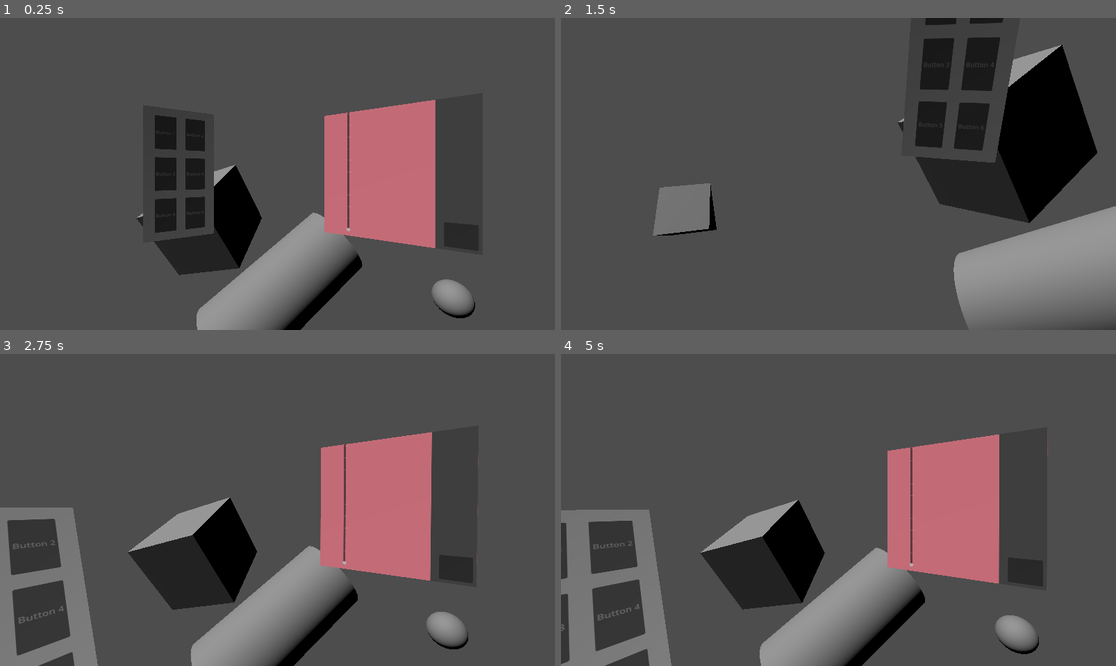
Above: before the commit, frames 1-4 (two rows, left to right).
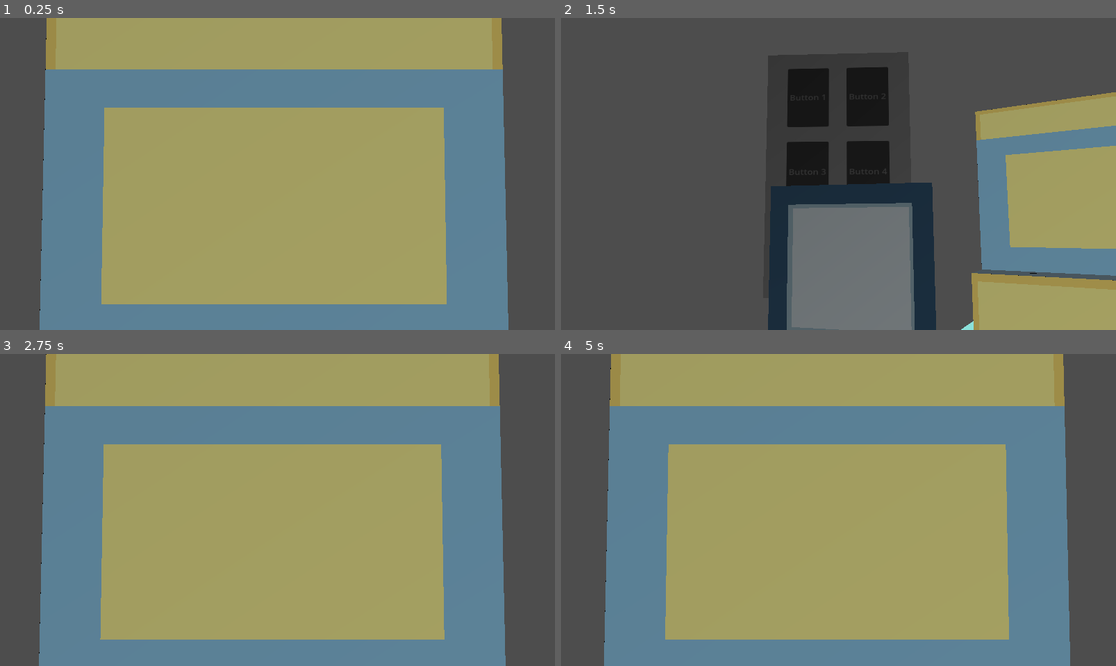
Above: after the commit, the same moments.

Repository: ATTOCORRECT/PianoVirus-ProjectFiles
Game: Godot game, scene res://Scenes/game.tscn
Two runs of this game, one before a commit and one after it. Both use one fixed random seed, a clock stepped at 60 frames per second and the inputs below.
Inputs (mouse positions are in pixels of both pictures, inside the frame that each line leads up to):
- Up to frame 1 (0.25 s): no input
- Up to frame 2 (1.5 s): tap Enter at 0.5 s; move the mouse to (960, 158) at 0.52 s; hold S (look_down) 0.53-1.28 s; click (960, 158) at 0.67 s; tap A (look_left) at 0.8, 1.35 s; move the mouse to (727, 189) at 1.27 s; click (727, 189) at 1.42 s
- Up to frame 3 (2.75 s): tap D (look_right) at 1.55 s; move the mouse to (333, 441) at 2.02 s; hold D (look_right) from 2.03 s (still down); click (333, 441) at 2.17 s; tap W (look_up) at 2.3 s
- Up to frame 4 (5 s): move the mouse to (810, 572) at 2.77 s; release D (look_right) at 2.78 s; tap W (look_up) at 2.85 s; click (810, 572) at 2.92 s; tap S (look_down) at 3.05 s; move the mouse to (1005, 556) at 3.52 s; hold S (look_down) 3.53-4.28 s; click (1005, 556) at 3.67 s; tap A (look_left) at 3.8, 4.35 s; move the mouse to (672, 463) at 4.27 s; click (672, 463) at 4.42 s; tap D (look_right) at 4.55 s

The runs differ from the first frame. In frame 1, 83% of the frame differs, in the area x 7-92%, y 0-100%; in frame 2, 46%; in frame 3, 85%; in frame 4, 86%, in the area x 0-92%, y 0-100%.

Commit message:
Added prototype models to main scene

Diff:
--- a/just_space_things_godot/Scenes/game.tscn
+++ b/just_space_things_godot/Scenes/game.tscn
@@ -1,9 +1,12 @@
-[gd_scene load_steps=12 format=3 uid="uid://bcs17a4kflpae"]
+[gd_scene load_steps=15 format=3 uid="uid://bcs17a4kflpae"]
 
 [ext_resource type="PackedScene" uid="uid://deoqenkjkbrit" path="res://Scenes/Player/player.tscn" id="1_2w8ir"]
 [ext_resource type="PackedScene" uid="uid://dupcuybhbdxii" path="res://Scenes/Panels/Panel T1/panel_1.tscn" id="2_4udp5"]
+[ext_resource type="PackedScene" uid="uid://cn66ctg0in2ox" path="res://Assets/Models/AdScreen/JST_Prototype AdScreen.gltf" id="2_6wh14"]
 [ext_resource type="PackedScene" uid="uid://bcqn1sjuldwm" path="res://Scenes/Panels/Panel T2/panel_2.tscn" id="3_obg2p"]
 [ext_resource type="PackedScene" uid="uid://cm1b0io6v1ino" path="res://interactive_button.tscn" id="4_536go"]
+[ext_resource type="PackedScene" uid="uid://bj60uguffyypa" path="res://Assets/Models/Console/JST_Prototype Console.gltf" id="5_rxhro"]
+[ext_resource type="PackedScene" uid="uid://xr4o5xiw5ky3" path="res://Assets/Models/Map/JST_Prototype Map.gltf" id="5_uac24"]
 
 [sub_resource type="CylinderMesh" id="CylinderMesh_wi0oe"]
 
@@ -98,31 +101,40 @@
 
 [node name="Player" parent="." instance=ExtResource("1_2w8ir")]
 
+[node name="Up Anchor" parent="Player/Anchors" index="0"]
+transform = Transform3D(1, 0, 0, 0, 1, 0, 0, 0, 1, 0.0103555, 0.8995, -9.3529)
+
+[node name="Left Anchor" parent="Player/Anchors" index="1"]
+transform = Transform3D(1, 0, 0, 0, 1, 0, 0, 0, 1, -2.15112, 0.532652, -3.5)
+
 [node name="Down Anchor" parent="Player/Anchors" index="2"]
-transform = Transform3D(1, 0, 0, 0, 1, 0, 0, 0, 1, 0.0465045, -1.7682, -6.72338)
+transform = Transform3D(1, 0, 0, 0, 1, 0, 0, 0, 1, 0, 0.00933254, -2.87806)
 
 [node name="Right Anchor" parent="Player/Anchors" index="3"]
-transform = Transform3D(4.99514, 0, 0, 0, 1, 0, 0, 0, -6.90267, 5.19856, -3.68591, -6.11328)
+transform = Transform3D(4.99514, 0, 0, 0, 1, 0, 0, 0, -6.90267, 1.9026, 0.348823, -3.5)
 
 [node name="MeshInstance3D3" type="MeshInstance3D" parent="."]
 transform = Transform3D(-0.495993, -0.777344, -0.386945, 0.317972, -0.577266, 0.752102, -0.808013, 0.25, 0.533493, 0.0695107, -1.55919, -2.86058)
+visible = false
 mesh = SubResource("CylinderMesh_wi0oe")
 skeleton = NodePath("../MeshInstance3D")
 
 [node name="MeshInstance3D2" type="MeshInstance3D" parent="."]
 transform = Transform3D(0.129487, -0.808013, 0.574759, 0.574759, 0.533494, 0.620513, -0.808013, 0.25, 0.533494, 5.25048, -3.7274, -6.2493)
+visible = false
 mesh = SubResource("SphereMesh_a7d6c")
 skeleton = NodePath("../MeshInstance3D")
 
 [node name="MeshInstance3D" type="MeshInstance3D" parent="."]
 transform = Transform3D(0.214124, -0.368237, 0.904739, 0.433013, 0.866025, 0.25, -0.875586, 0.338232, 0.344888, -1, -0.63539, -3)
+visible = false
 mesh = SubResource("BoxMesh_7ssmf")
 
 [node name="DirectionalLight3D" type="DirectionalLight3D" parent="."]
 transform = Transform3D(0.849634, 0.0360825, -0.526136, 0.470907, 0.397232, 0.787689, 0.23742, -0.917009, 0.32051, 0, 0, 0)
 
 [node name="Panel 1" parent="." instance=ExtResource("2_4udp5")]
-transform = Transform3D(0.880758, 0, 0.473566, 0, 1, 0, -0.473566, 0, 0.880758, -0.755469, 0, -1.62817)
+transform = Transform3D(2.32021, 0, 0.88971, 0, 2.23296, 0, -1.24753, 0, 1.65472, -2.02818, 0.521621, -3.28771)
 
 [node name="AnimationPlayer" type="AnimationPlayer" parent="Panel 1"]
 libraries = {
@@ -130,9 +142,22 @@
 }
 
 [node name="Panel 2" parent="." instance=ExtResource("3_obg2p")]
-transform = Transform3D(0.860324, 0, -0.509747, 0, 1, 0, 0.509747, 0, 0.860324, 0.834692, 0, -1.53641)
+transform = Transform3D(0.860324, 0, -0.509747, 0, 1, 0, 0.509747, 0, 0.860324, 1.79074, 0.637834, -3.21545)
 
 [node name="Interactive Button" parent="." instance=ExtResource("4_536go")]
 transform = Transform3D(0.5, 0, 0.866025, 0, 1, 0, -0.866025, 0, 0.5, -1.29771, -0.577002, -0.391513)
 
+[node name="ScreenModels" type="Node" parent="."]
+
+[node name="AdScreen" parent="ScreenModels" instance=ExtResource("2_6wh14")]
+transform = Transform3D(-0.948964, 0, -0.315384, 0, 1, 0, 0.315384, 0, -0.948964, -0.860765, -0.203858, -1.5251)
+
+[node name="Console and Map" type="Node" parent="ScreenModels"]
+
+[node name="MapScreen" parent="ScreenModels/Console and Map" instance=ExtResource("5_uac24")]
+transform = Transform3D(1, 0, 0, 0, 1, 0, 0, 0, 1, 0.00234294, -0.808399, -1.97882)
+
+[node name="Console" parent="ScreenModels/Console and Map" instance=ExtResource("5_rxhro")]
+transform = Transform3D(1, 0, 0, 0, 1, 0, 0, 0, 1.48969, -0.00661993, -0.808399, -2.29502)
+
 [editable path="Player"]
--- a/just_space_things_godot/project.godot
+++ b/just_space_things_godot/project.godot
@@ -14,6 +14,30 @@
 run/main_scene="res://Scenes/game.tscn"
 config/features=PackedStringArray("4.3", "Forward Plus")
 config/icon="res://icon.svg"
+"<<<<<<<Updatedupstream[input]look_up"={
+"deadzone": 0.5,
+"events": [Object(InputEventKey,"resource_local_to_scene":false,"resource_name":"","device":-1,"window_id":0,"alt_pressed":false,"shift_pressed":false,"ctrl_pressed":false,"meta_pressed":false,"pressed":false,"keycode":0,"physical_keycode":87,"key_label":0,"unicode":119,"location":0,"echo":false,"script":null)
+]
+}
+look_left={
+"deadzone": 0.5,
+"events": [Object(InputEventKey,"resource_local_to_scene":false,"resource_name":"","device":-1,"window_id":0,"alt_pressed":false,"shift_pressed":false,"ctrl_pressed":false,"meta_pressed":false,"pressed":false,"keycode":0,"physical_keycode":65,"key_label":0,"unicode":97,"location":0,"echo":false,"script":null)
+]
+}
+look_down={
+"deadzone": 0.5,
+"events": [Object(InputEventKey,"resource_local_to_scene":false,"resource_name":"","device":-1,"window_id":0,"alt_pressed":false,"shift_pressed":false,"ctrl_pressed":false,"meta_pressed":false,"pressed":false,"keycode":0,"physical_keycode":83,"key_label":0,"unicode":115,"location":0,"echo":false,"script":null)
+]
+}
+look_right={
+"deadzone": 0.5,
+"events": [Object(InputEventKey,"resource_local_to_scene":false,"resource_name":"","device":-1,"window_id":0,"alt_pressed":false,"shift_pressed":false,"ctrl_pressed":false,"meta_pressed":false,"pressed":false,"keycode":0,"physical_keycode":68,"key_label":0,"unicode":100,"location":0,"echo":false,"script":null)
+]
+}
+
+[dotnet]
+
+project/assembly_name="Just_space_things_GODOT"
 
 [input]
 
Not shown, added: just_space_things_godot/Assets/Models/AdScreen/JST_Prototype AdScreen.gltf
Not shown, added: just_space_things_godot/Assets/Models/AdScreen/JST_Prototype AdScreen.gltf.import
Binary file added: just_space_things_godot/Assets/Models/AdScreen/JST_Prototype AdScreen_0.png
Not shown, added: just_space_things_godot/Assets/Models/AdScreen/JST_Prototype AdScreen_0.png.import
Not shown, added: just_space_things_godot/Assets/Models/Console/JST_Prototype Console.gltf
Not shown, added: just_space_things_godot/Assets/Models/Console/JST_Prototype Console.gltf.import
Binary file added: just_space_things_godot/Assets/Models/Console/JST_Prototype Console_0.png
Not shown, added: just_space_things_godot/Assets/Models/Console/JST_Prototype Console_0.png.import
Not shown, added: just_space_things_godot/Assets/Models/Map/JST_Prototype Map.gltf
Not shown, added: just_space_things_godot/Assets/Models/Map/JST_Prototype Map.gltf.import
Binary file added: just_space_things_godot/Assets/Models/Map/JST_Prototype Map_0.png
Not shown, added: just_space_things_godot/Assets/Models/Map/JST_Prototype Map_0.png.import
